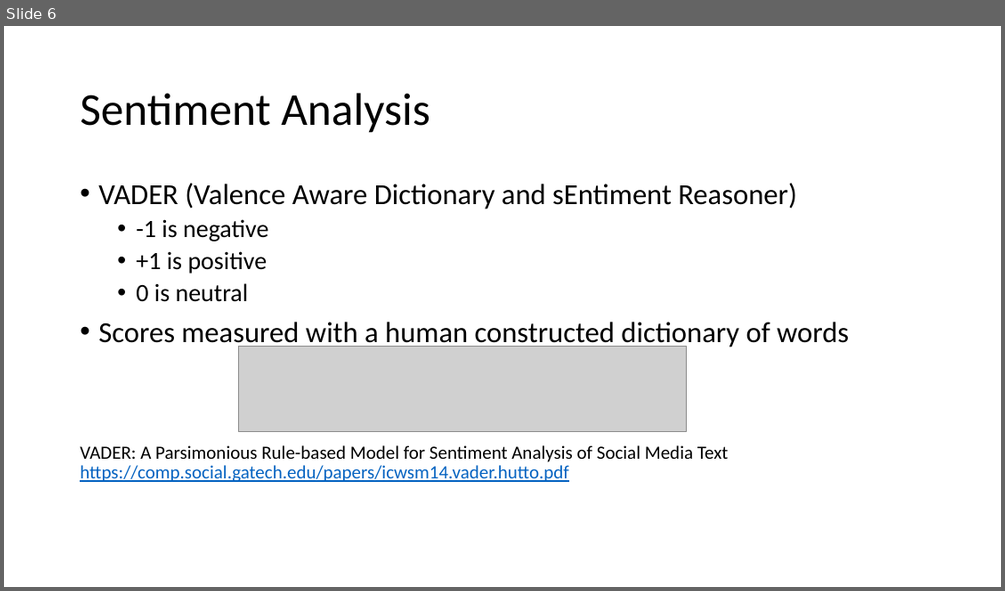
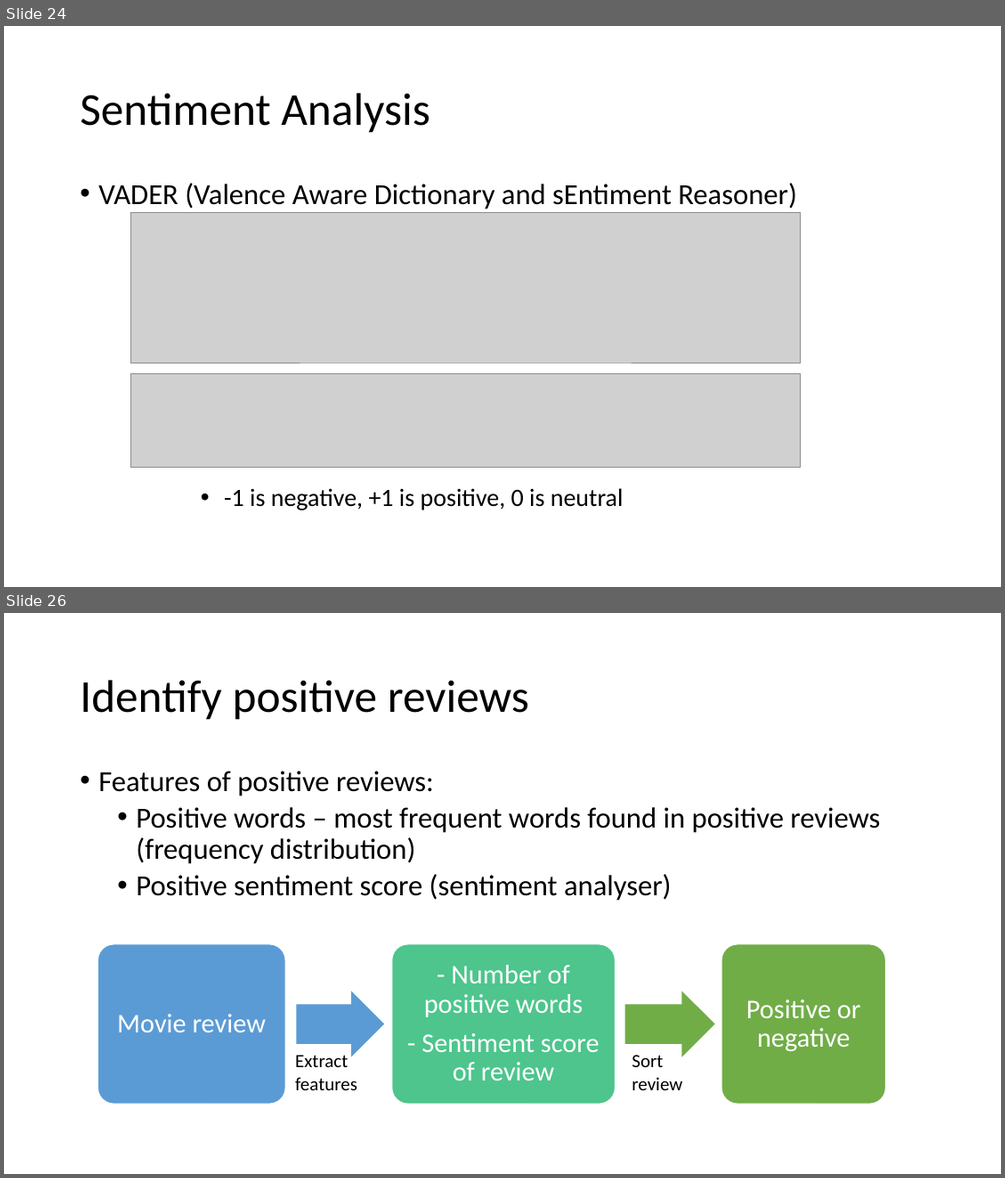
Before and after one commit to theresa-leehq/text-analysis-draft, a slide deck: Text Analysis in Python.pptx. Shown one above the other, each under a label of ours: slide 6 before the commit, slides 24 and 26 after it; the slides between them are not shown. The pictures are 1005x591 and 1005x1178 pixels, drawn with LibreOffice and Linux fonts; fonts in the diff are those of the drawing; grey boxes stand for pictures. Boxes give left, top, right and bottom in pixels: in the first picture for what was removed or moved away, otherwise in the second. Text is boxed around its words. In the diff, an @@ line names an element or a change of style, - is before the commit and + after.

Commit message:
Add files via upload
Removed topic modelling, updated Powerpoint slides, added more data.

```diff
--- a/Text Analysis in Python.pptx
+++ b/Text Analysis in Python.pptx
@@ slide 26 added at [4,613,1001,1174], background #FFFFFF @@
@@ title added at [80,680,529,720], 44 pt, text #000000 @@
+Identify positive reviews
@@ text added at [98,771,880,900], 28 pt, text #000000 @@
+• Features of positive reviews:
+  • Positive words – most frequent words found in positive reviews (frequency distribution)
+  • Positive sentiment score (sentiment analyser)
@@ group added at [97,944,886,1103]: 3 rounded rectangles, 3 texts, 2 right arrows @@
+Movie review
+- Number of positive words
+- Sentiment score of review
+Positive or negative
@@ text added at [295,1054,357,1090], 18 pt, text #000000 @@
+Extract features
@@ text added at [631,1054,682,1090], 18 pt, text #000000 @@
+Sort review
@@ what was slide 6 is now slide 24 @@
@@ slide 24 changed as well @@
@@ picture added at [130,212,801,362] @@
@@ text at [80,219,849,482]: paragraphs removed @@
-  • -1 is negative
-  • +1 is positive
-  • 0 is neutral
-• Scores measured with a human constructed dictionary of words
-VADER: A Parsimonious Rule-based Model for Sentiment Analysis of Social Media Text https://comp.social.gatech.edu/papers/icwsm14.vader.hutto.pdf
@@ picture removed at [238,346,686,431] @@
@@ picture added at [130,374,801,467] @@
@@ text added at [224,488,623,510], 24 pt, text #000000 @@
+  • -1 is negative, +1 is positive, 0 is neutral
```
Also in this commit, not shown: 3 other slides changed, 25 other slides added, 4 slides removed, 2 other files.
